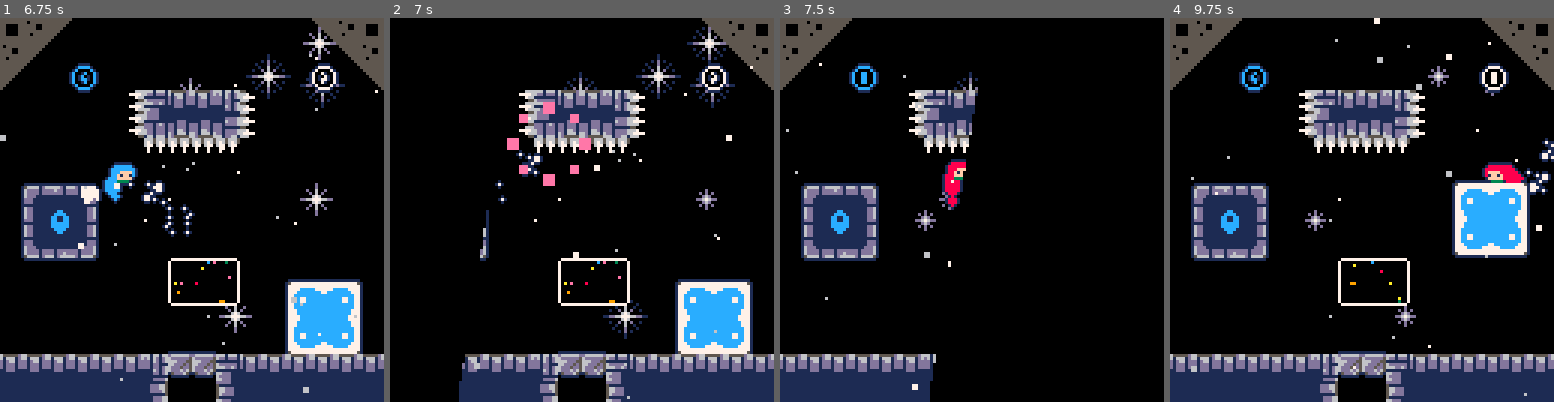
Above: before the commit, frames 1-4 (left to right).
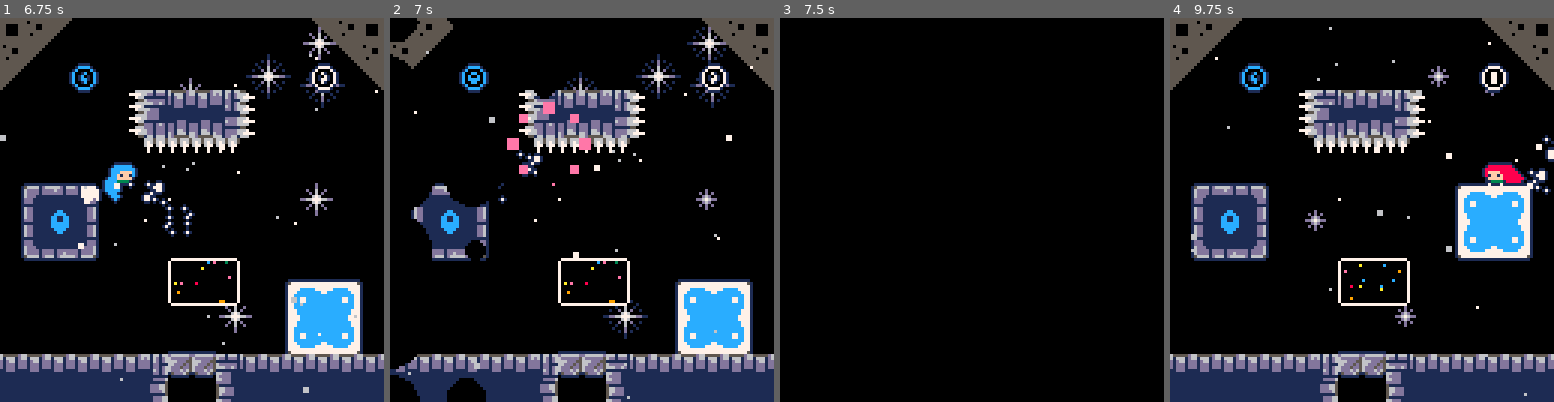
Above: after the commit, the same moments.

Repository: CelesteClassic/newleste.p8
Game: PICO-8 cartridge site.p8
The game is run twice, just before and just after one commit, with the same random seed, the same clock (stepped at 60 frames per second) and the same inputs.
Inputs:
- Up to frame 1 (6.75 s): tap O (Z key) at 0.33, 0.7, 1.43, 2.22, 3.1, 3.98, 4.87, 5.75, 6.63 s; tap X (X key) at 1.07, 2.07, 2.4, 2.73, 3.07, 3.4, 3.73, 4.07, 4.4, 4.73, 5.07, 5.4, 5.73, 6.07, 6.4, 6.73 s; hold Left 1.97-2.37 s; hold Down 2.42-2.82 s; hold Right 2.87-3.53 s; hold Up 3.58-4.08 s; hold Right 4.13-4.53 s; hold Down 4.58-5.08 s; hold Left 5.13-5.8 s; hold Up 5.85-6.18 s; hold Left 6.23-6.63 s; hold Down from 6.68 s (still down)
- Up to frame 2 (7 s): keep holding Down
- Up to frame 3 (7.5 s): tap X (X key) at 7.07, 7.4 s; release Down at 7.08 s; hold Right from 7.13 s (still down)
- Up to frame 4 (9.75 s): tap O (Z key) at 7.52, 8.4, 9.28 s; tap X (X key) every 0.33 s from 7.73 to 9.73 s; release Right at 7.8 s; hold Up 7.85-8.35 s; hold Right 8.4-8.8 s; hold Down 8.85-9.35 s; hold Left from 9.4 s (still down)

Frame 1 is identical in both runs. In frame 2, 6.0% of the frame differs, in the area x 0-43%, y 0-100%; in frame 3, 14%, in the area x 0-52%, y 0-100%; in frame 4, 2.6%.

Commit message:
implemented site transition

Diff:
--- a/site.p8
+++ b/site.p8
@@ -1307,9 +1307,7 @@
   end
   --- </fruitrain> ---
   delay_restart=15
-  -- <transition>
-  tstate=0
-  -- </transition>
+  transition:play()
 end
 
 -- [room functions]
@@ -1446,6 +1444,10 @@
       return
     end
   end)
+
+  -- <transition>
+  transition:update()
+  -- </transition>
 
 end
 
@@ -1584,27 +1586,7 @@
   end
 
   -- <transition>
-  camera()
-  color(0)
-  if tstate>=0 then
-    local t20=tpos+20
-    if tstate==0 then
-      po1tri(tpos,0,t20,0,tpos,127)
-      if(tpos>0) rectfill(0,0,tpos,127)
-      if(tpos>148) then
-        tstate=1
-        tpos=-20
-      end
-    else
-      po1tri(t20,0,t20,127,tpos,127)
-      if(tpos<108) rectfill(t20,0,127,127)
-      if(tpos>148) then
-        tstate=-1
-        tpos=-20
-      end
-    end
-    tpos+=14
-  end
+  transition:draw()
   -- </transition>
 end
 
@@ -1677,27 +1659,60 @@
   end
 end
 
---<transition>--
-
--- transition globals
-tstate=-1
-tpos=-20
-
--- triangle functions
-function po1tri(x0,y0,x1,y1,x2,y2)
-  local c=x0+(x2-x0)/(y2-y0)*(y1-y0)
-  p01traph(x0,x0,x1,c,y0,y1)
-  p01traph(x1,c,x2,x2,y1,y2)
-end
-
-function p01traph(l,r,lt,rt,y0,y1)
-  lt,rt=(lt-l)/(y1-y0),(rt-r)/(y1-y0)
-  for y0=y0,y1 do
-    rectfill(l,y0,r,y0)
-    l+=lt
-    r+=rt
-  end
-end
+-- <transition> --
+transition = {
+  -- state:
+  --  1 | wiping in
+  -- -1 | wiping out
+  --  0 | idle
+  state=0,
+  tw = 6,
+  play=function(this)
+    local _ENV,rnd=this,rnd
+    state = state==0 and 1 or state
+    pixelw = 128/(tw-1)
+    circles = {}
+    local ctotal = this.tw*this.tw
+    for i=0,ctotal-1 do
+      local c = {
+        x=i%tw * pixelw + rnd(6)-3,
+        y=i\tw * pixelw + rnd(6)-3,
+        delay=i%tw * 2 + rnd(4)-2,
+        radius=state==1 and 0 or pixelw
+      }
+      add(circles, c)
+    end
+  end,
+  update=function(this)
+    local _ENV=this
+    if (state==0) return
+    for i=1,#circles do
+      local c = circles[i]
+      if c.delay > 0 then
+        c.delay -= 1
+      else
+        c.radius += state*3
+      end
+    end
+    local lastr = circles[#circles].radius
+    if state==1 and lastr > pixelw*0.7 then
+      state=-1
+      this:play()
+    elseif lastr < 0 then
+      state=0
+    end
+  end,
+  draw=function(this)
+    if (this.state==0) return
+    camera()
+    for i=1,#this.circles do
+      local c = this.circles[i]
+      if c.radius > 0 then
+        circfill(c.x, c.y, c.radius, 0)
+      end
+    end
+  end
+}
 -- </transition> --
 -->8
 --[map metadata]
